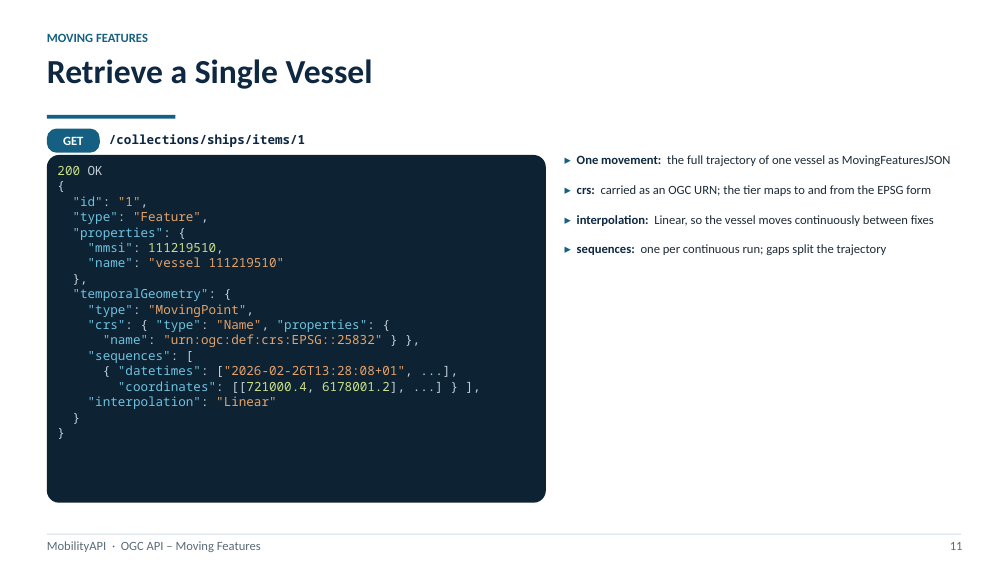
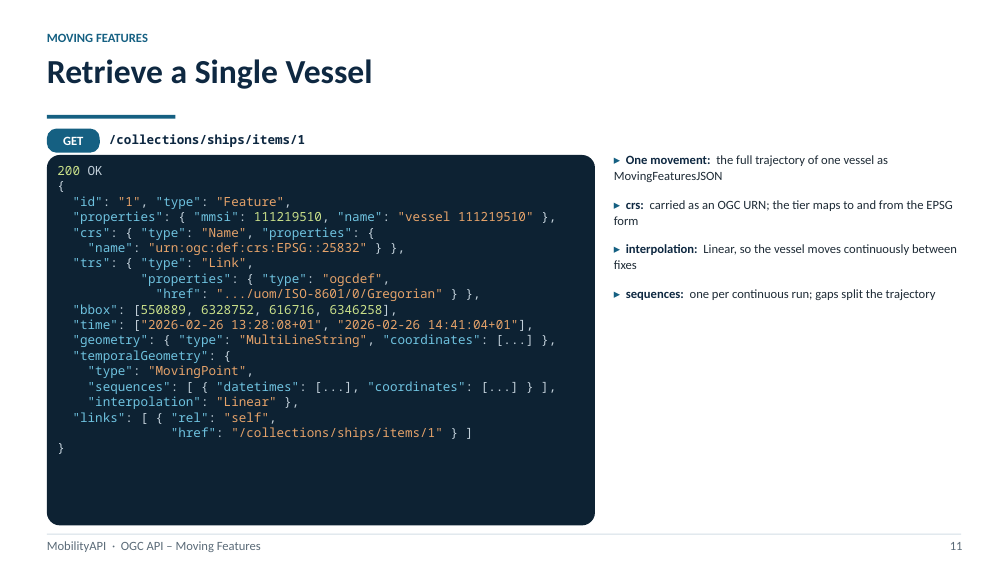
Before and after one commit to MobilityDB/MobilityAPI, a slide deck: slide 14 of MobilityAPIV5.pptx. Drawn at 1008x567 pixels with LibreOffice and Linux fonts; fonts in the diff are those of the drawing. Boxes give left, top, right and bottom in pixels: in the first picture for what was removed or moved away, otherwise in the second. Text is boxed around its words. In the diff, an @@ line names an element or a change of style, - is before the commit and + after.

Commit message:
V5 deck: walkthrough panels show the standard fields; line-break sweep; uniform diagram borders
The collection, items and single-feature panels now show the full standard
responses (collection crs/extent/links; feature crs/trs/bbox/time/geometry/
links) consistent with the backing-model slide and the server. Reflows the CRS
object and widens the single-feature panel so no line wraps. The slide-2 tier
diagram uses one border width and corner radius across the client, API and
database boxes.

```diff
--- a/MobilityAPIV5.pptx
+++ b/MobilityAPIV5.pptx
@@ rounded rectangle: place and size @@
-rounded rectangle at bbox=[47, 155, 546, 503]
+rounded rectangle at bbox=[47, 155, 595, 526]
@@ text at bbox=[57, 166, 534, 440]: paragraph removed @@
-}
@@ text "▸ One movement: the full ...": place and size @@
-text "▸ One movement: the full ..." at bbox=[577, 155, 951, 255]
+text "▸ One movement: the full ..." at bbox=[614, 155, 957, 300]
@@ text "▸ One movement: the full ..." at bbox=[614, 155, 957, 300]: less space between paragraphs @@
@@ text at bbox=[73, 196, 534, 347]: text changed; text colour #6FC3E0 to #E6A36A @@
-"id": "1",
-"type": "Feature",
-"properties": {
-"mmsi": 111219510,
-"name": "vessel 111219510"
-},
+"id": "1", "type": "Feature",
+"properties": { "mmsi": 111219510, "name": "vessel 111219510" },
+"crs": { "type": "Name", "properties": {
+"name": "urn:ogc:def:crs:EPSG::25832" } },
+"trs": { "type": "Link",
+"properties": { "type": "ogcdef",
+"href": ".../uom/ISO-8601/0/Gregorian" } },
+"bbox": [550889, 6328752, 616716, 6346258],
+"time": ["2026-02-26 13:28:08+01", "2026-02-26 14:41:04+01"],
+"geometry": { "type": "MultiLineString", "coordinates": [...] },
@@ text at bbox=[73, 381, 473, 440]: text changed @@
-"crs": { "type": "Name", "properties": {
-"name": "urn:ogc:def:crs:EPSG::25832" } },
-"sequences": [
-{ "datetimes": ["2026-02-26T13:28:08+01", ...],
-"coordinates": [[721000.4, 6178001.2], ...] } ],
-"interpolation": "Linear"
+"sequences": [ { "datetimes": [...], "coordinates": [...] } ],
+"interpolation": "Linear" },
+"links": [ { "rel": "self",
+"href": "/collections/ships/items/1" } ]
```
Also in this commit, not shown: 3 other slides changed, 1 other file.
